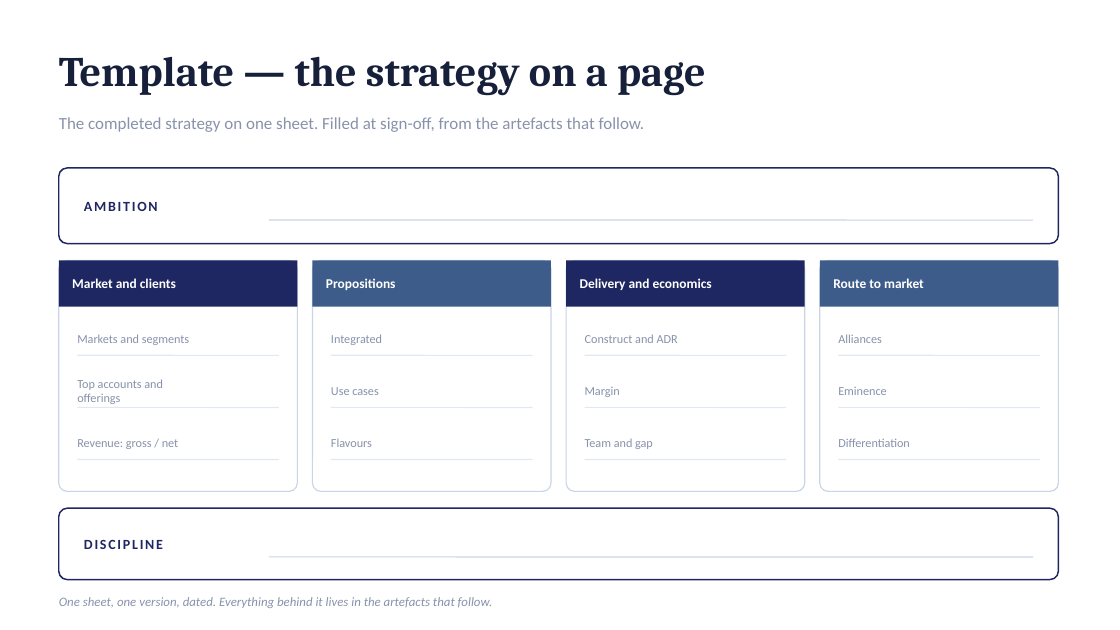
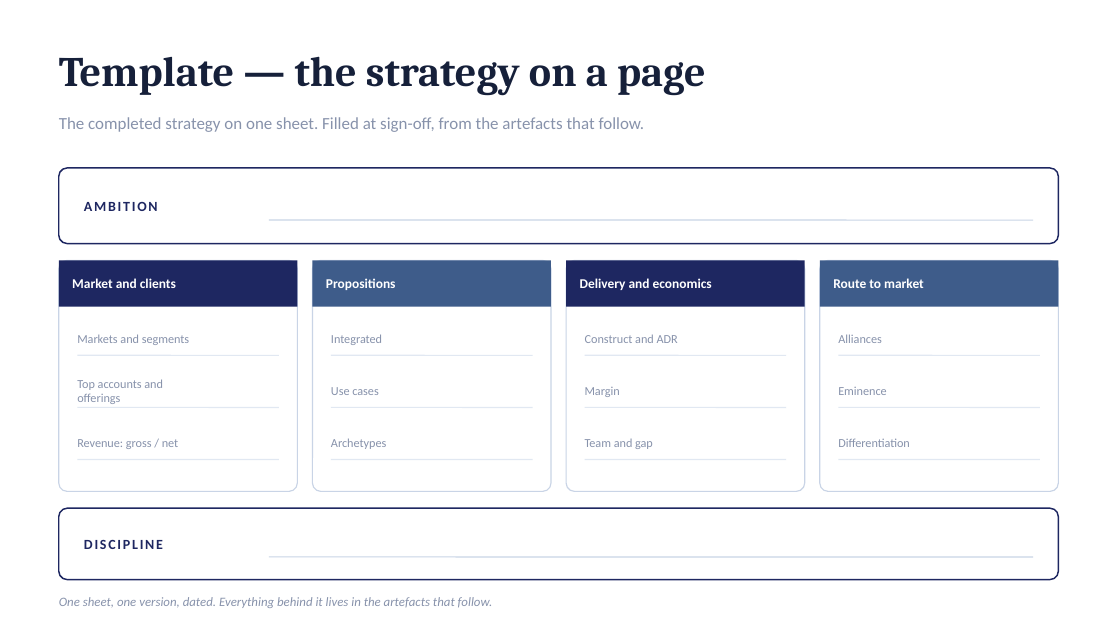
Before and after one commit to dhajjar-cyber/bae, a slide deck: slide 29 of FSI strategy/EAI&D-FSI-Strategy-Development-Plan.pptx. Drawn at 1120x630 pixels with LibreOffice and Linux fonts; fonts in the diff are those of the drawing. Boxes give left, top, right and bottom in pixels: in the first picture for what was removed or moved away, otherwise in the second. Text is boxed around its words. In the diff, an @@ line names an element or a change of style, - is before the commit and + after.

```diff
--- a/FSI strategy/EAI&D-FSI-Strategy-Development-Plan.pptx
+++ b/FSI strategy/EAI&D-FSI-Strategy-Development-Plan.pptx
@@ text at <box>331,438,386,449</box>: text changed @@
-Flavours
+Archetypes
```
Also in this commit, not shown: 5 other slides changed, 2 other files.
